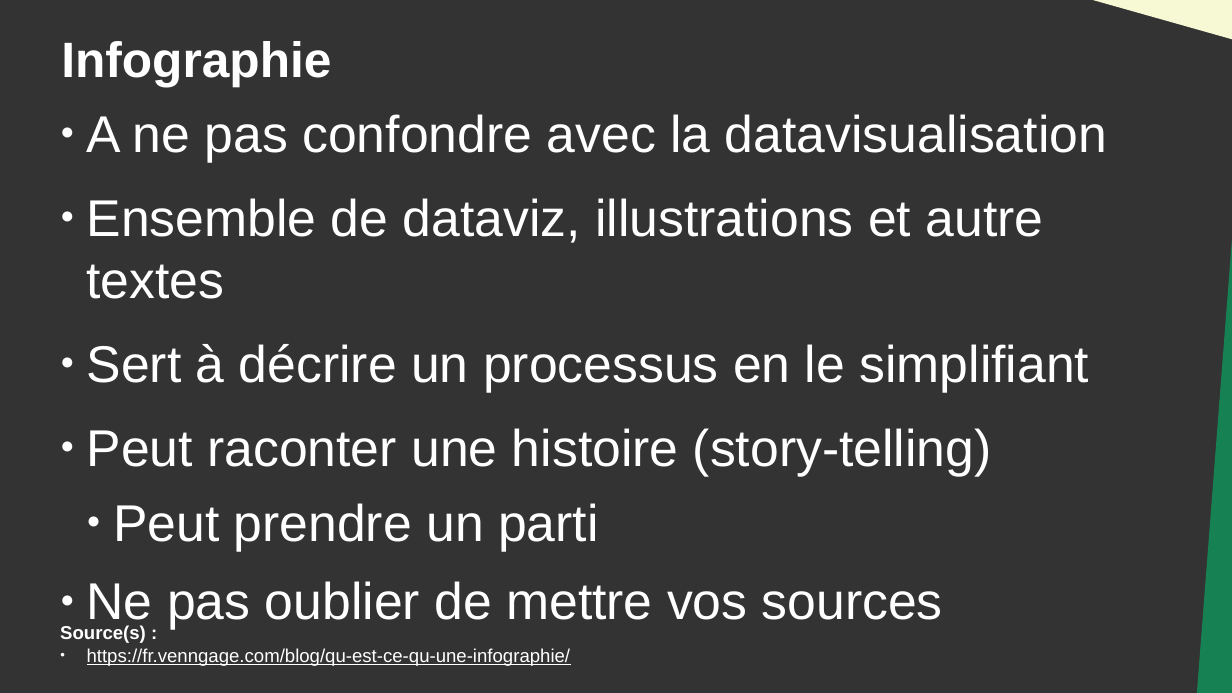
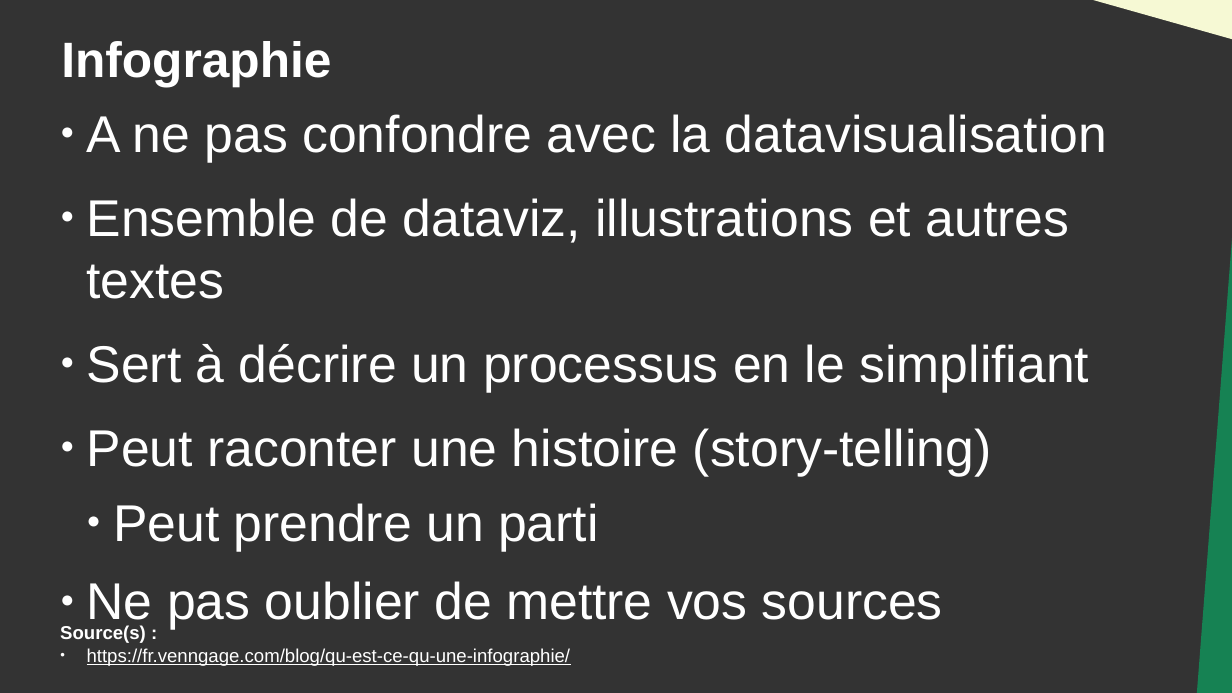
Before and after one commit to DanYellow/cours, a slide deck: slide 6 of data-journalisme-s4/travaux-pratiques/numero-4/presentation.odp. Drawn at 1232x693 pixels with LibreOffice and Linux fonts; fonts in the diff are those of the drawing. Boxes give left, top, right and bottom in pixels: in the first picture for what was removed or moved away, otherwise in the second. Text is boxed around its words. In the diff, an @@ line names an element or a change of style, - is before the commit and + after.

```diff
--- a/data-journalisme-s4/travaux-pratiques/numero-4/presentation.odp
+++ b/data-journalisme-s4/travaux-pratiques/numero-4/presentation.odp
@@ text at [87,198,1069,299]: text changed @@
-● Ensemble de dataviz, illustrations et autre textes
+● Ensemble de dataviz, illustrations et autres textes
```
Also in this commit, not shown: 2 other slides changed.
